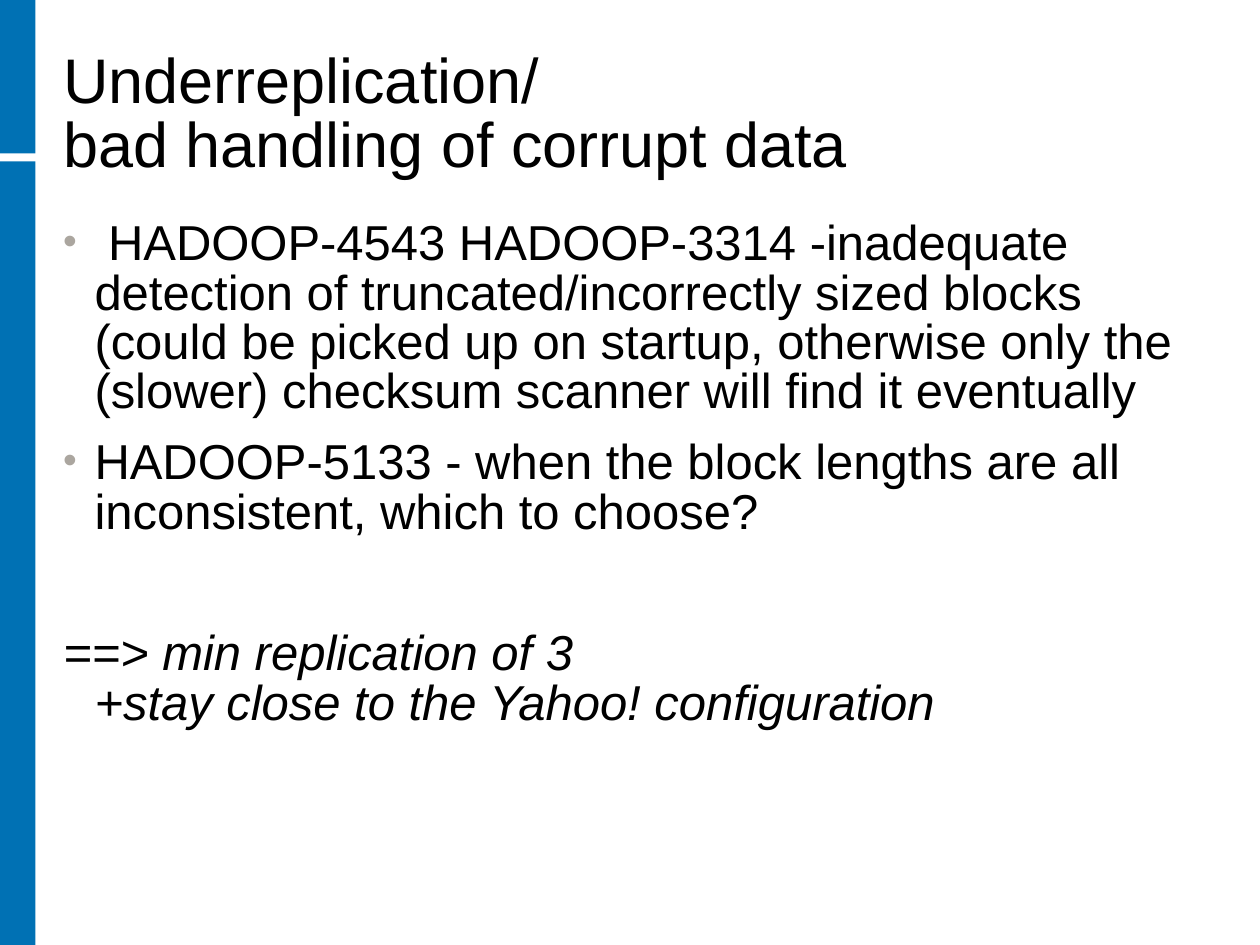
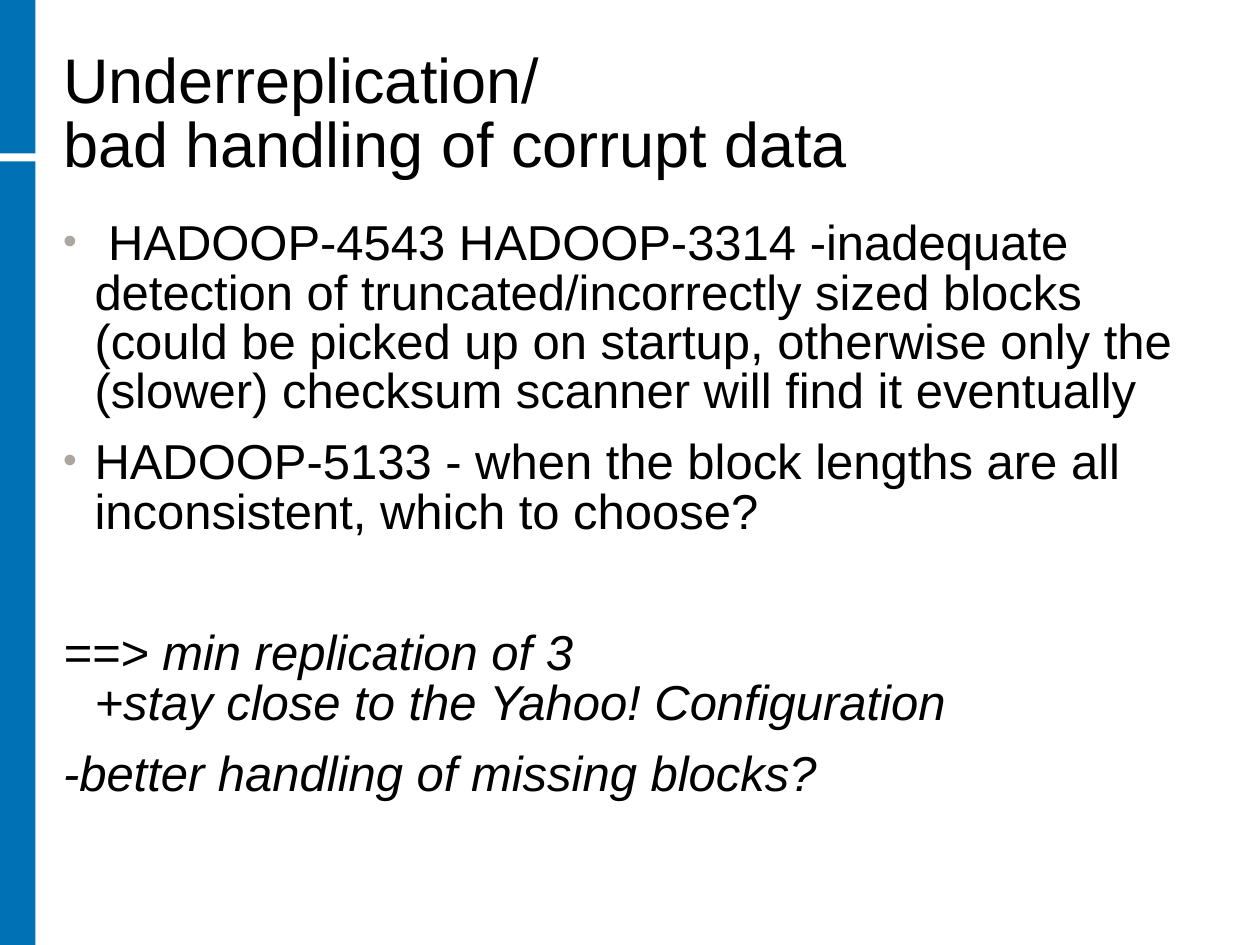
Before and after one commit to rhusar/smartfrog, a slide deck: slide 7 of core/components/hadoop/doc/hdfs-issues.ppt. Drawn at 1260x945 pixels with LibreOffice and Linux fonts; fonts in the diff are those of the drawing; background and template pictures are left out. Boxes give left, top, right and bottom in pixels: in the first picture for what was removed or moved away, otherwise in the second. Text is boxed around its words. In the diff, an @@ line names an element or a change of style, - is before the commit and + after.

```diff
--- a/core/components/hadoop/doc/hdfs-issues.ppt
+++ b/core/components/hadoop/doc/hdfs-issues.ppt
@@ text at (x1=63, y1=634, x2=945, y2=801): text changed @@
-==> min replication of 3
-+stay close to the Yahoo! configuration
+==> min replication of 3
++stay close to the Yahoo! Configuration
+-better handling of missing blocks?
```
Also in this commit, not shown: 1 other file.
